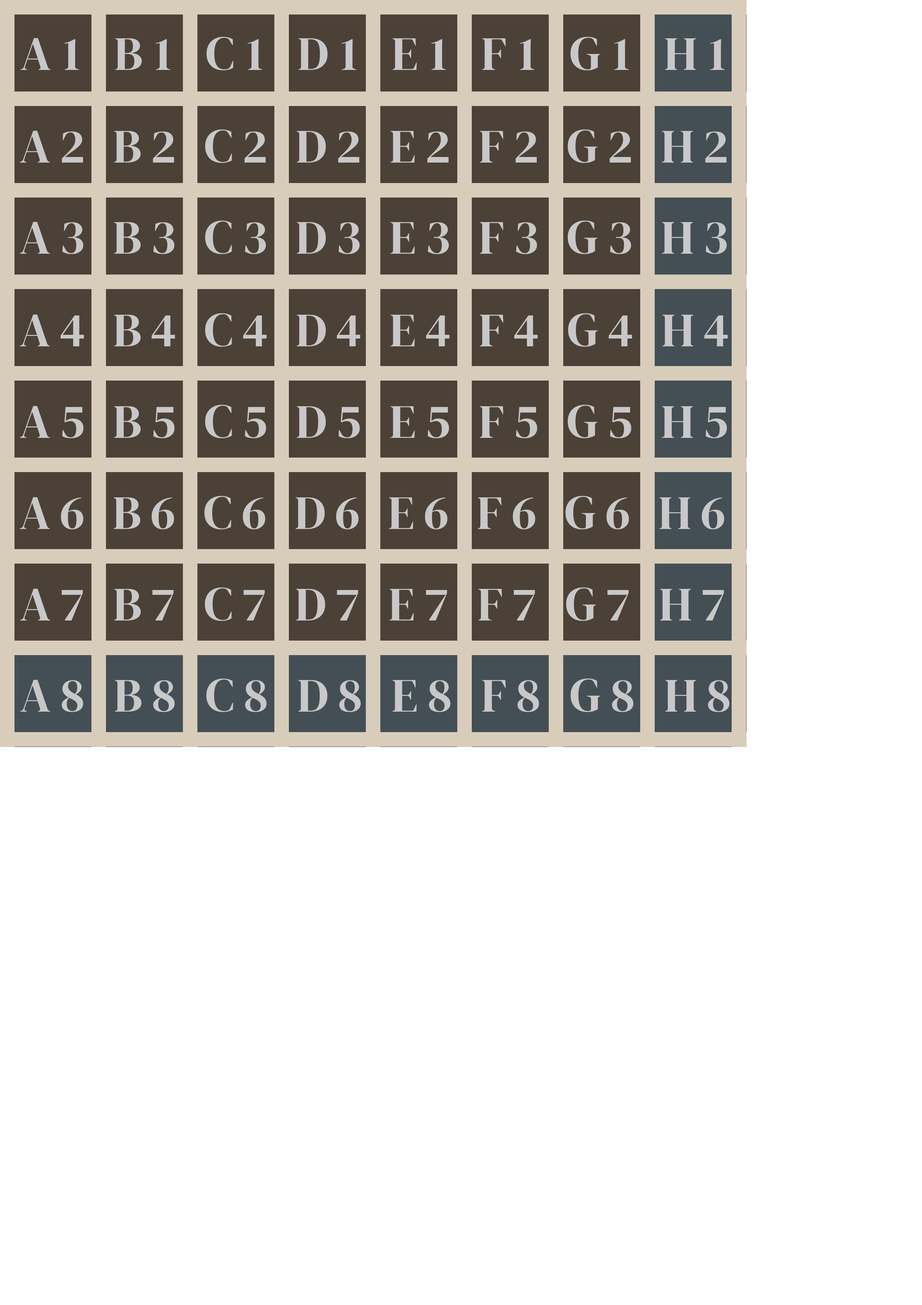
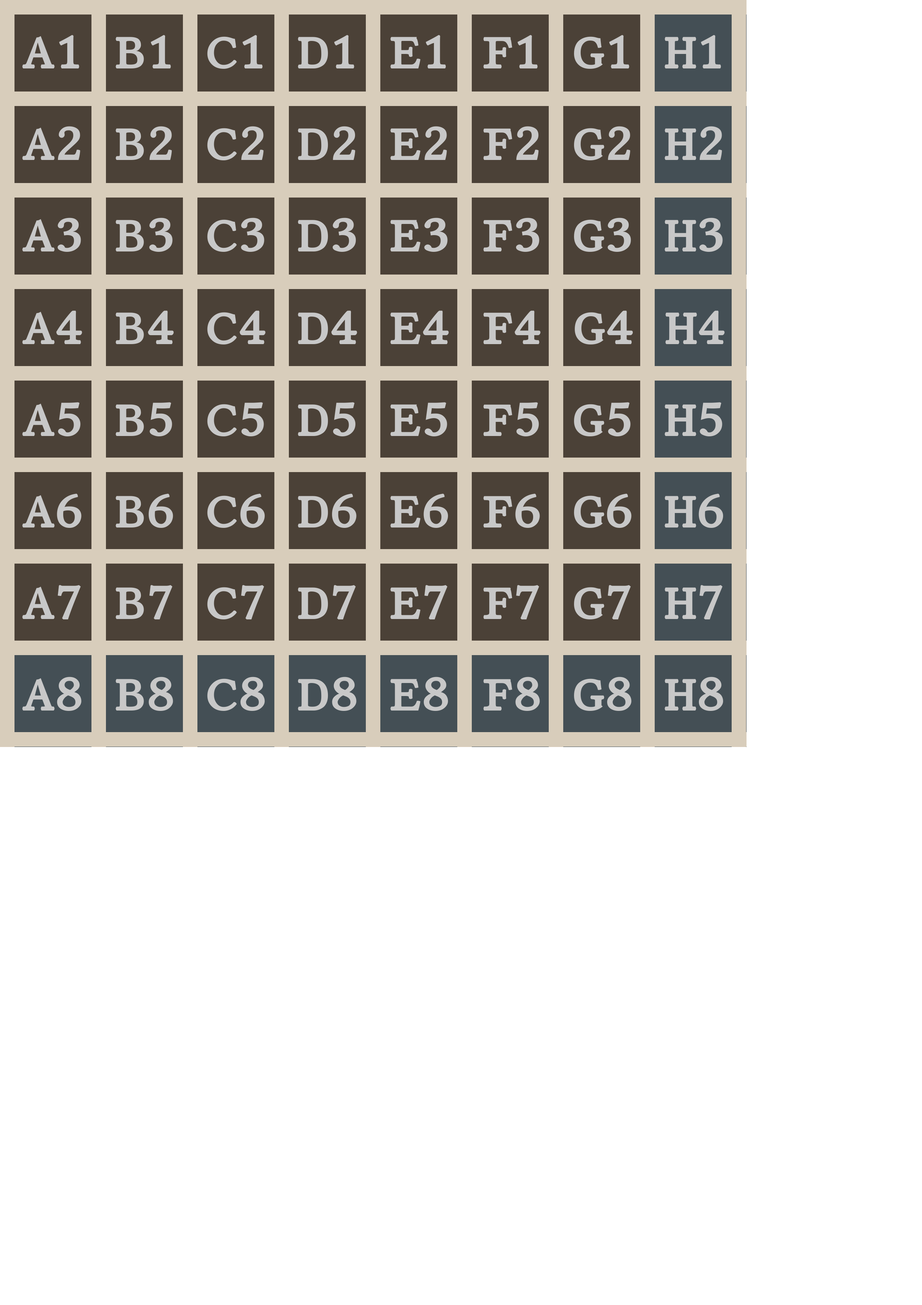
Layers edited between the first and the second 922px x 1305px image:
renamed "A1 B1 C1 D1 E1 F1 G1 H1 H1" to "Empty Text Layer", hid it, painted on it over [20, 36, 726, 71]
hid "A7 B7 C7 D7 E7 F7 G7 H7 ..." over [20, 587, 730, 712]
renamed "..." to "A1 B1 C1 D1 E1 F1 G1 H1 ...", painted on it over [19, 34, 729, 711]
